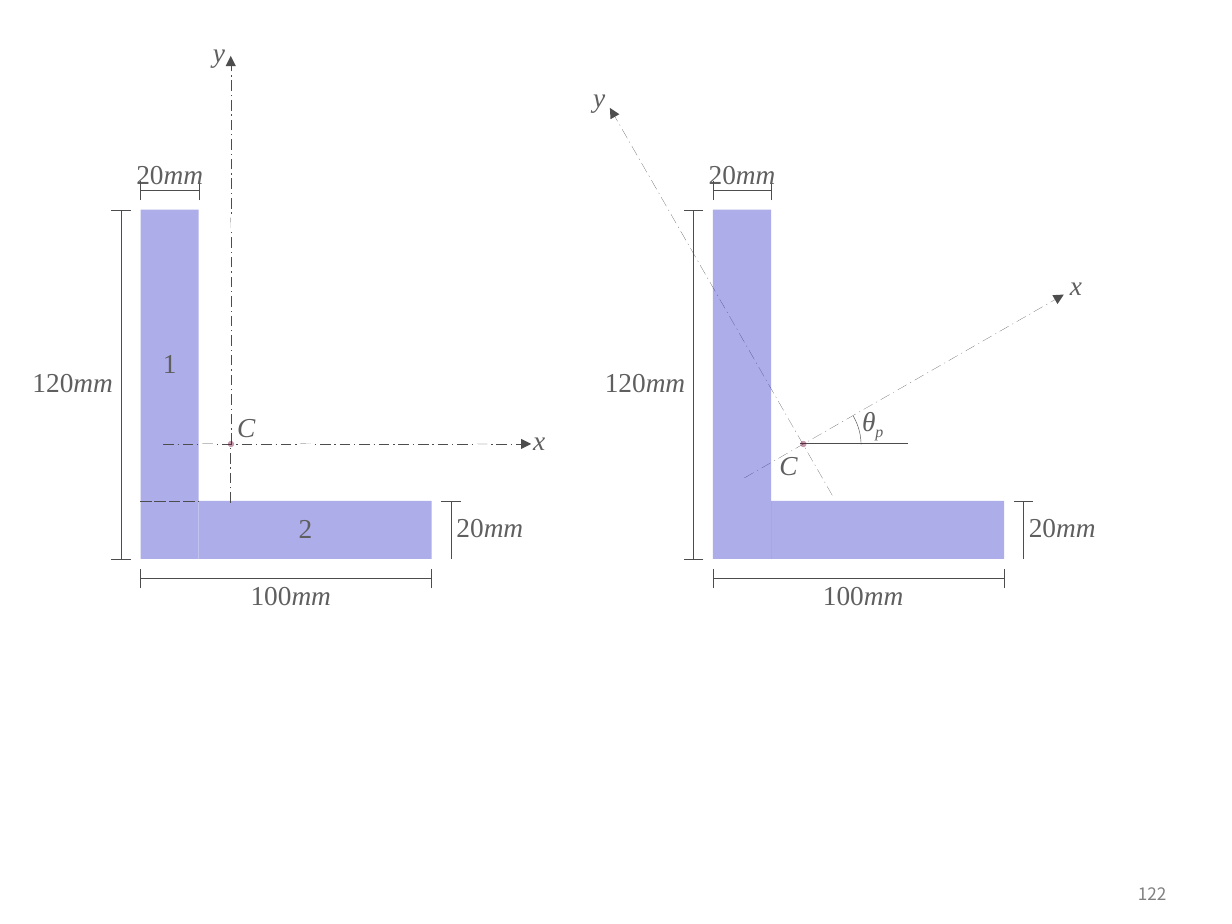
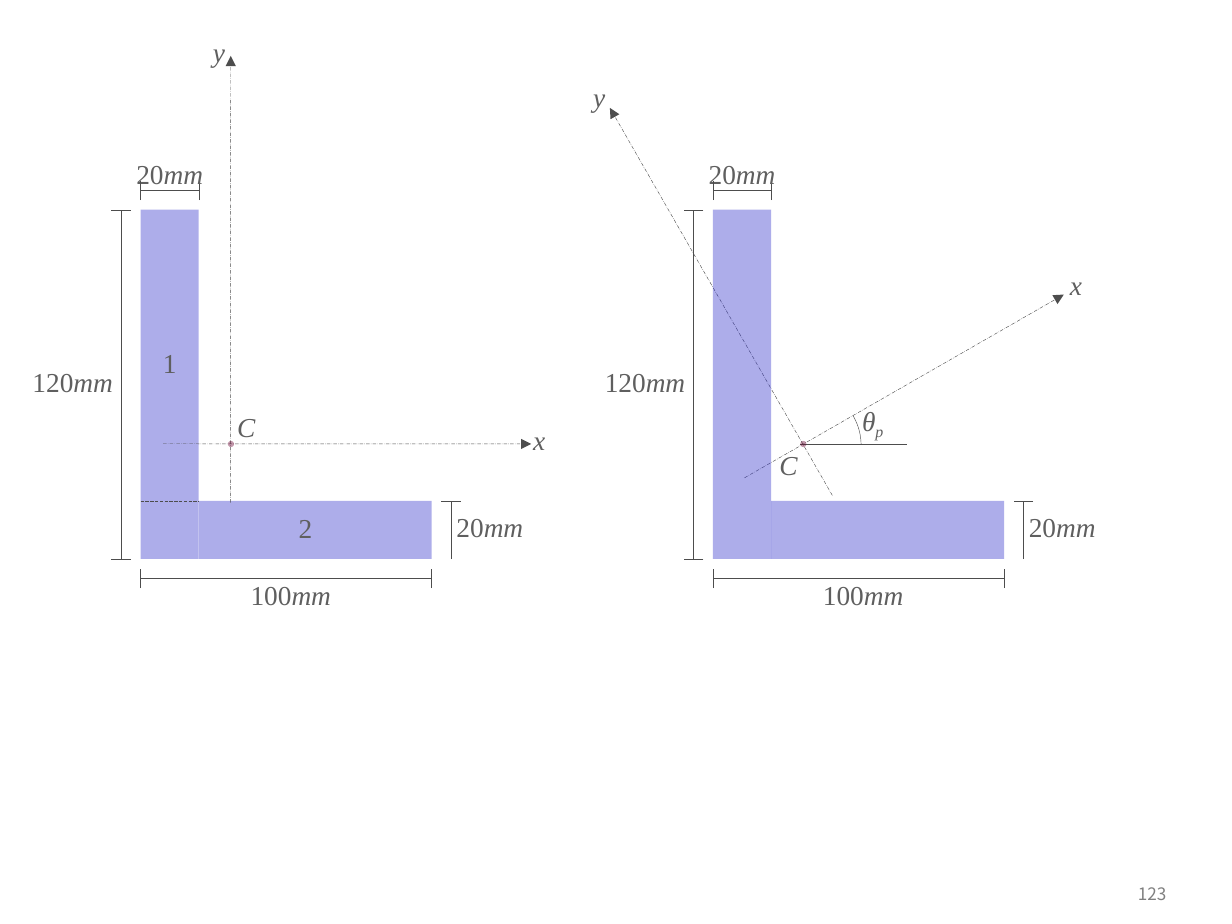
Before and after one commit to ironbell87/structural_mechanics_II, a slide deck: slide 123 of figures.pptx (slide 122 before the commit). Drawn at 1232x924 pixels with LibreOffice and Linux fonts; fonts in the diff are those of the drawing. Boxes give left, top, right and bottom in pixels: in the first picture for what was removed or moved away, otherwise in the second. Text is boxed around its words. In the diff, an @@ line names an element or a change of style, - is before the commit and + after.

```diff
--- a/figures.pptx
+++ b/figures.pptx
@@ arrow (230, 503) - (230, 55): stroke #4D4D4D 0 pt dashed to #4D4D4D 0.25 pt dashed @@
@@ arrow (833, 495) - (610, 108): stroke #4D4D4D 0 pt dashed to #4D4D4D 0.25 pt dashed @@
@@ arrow (744, 478) - (1063, 294): stroke #4D4D4D 0 pt dashed to #4D4D4D 0.25 pt dashed @@
@@ arrow (163, 444) - (531, 444): stroke #4D4D4D 0 pt dashed to #4D4D4D 0.25 pt dashed @@
@@ page number at [1138, 887, 1166, 900]: text changed @@
-122
+123
```
Also in this commit, not shown: 9 other slides changed, 3 slides added, 2 slides removed, 32 other files.
